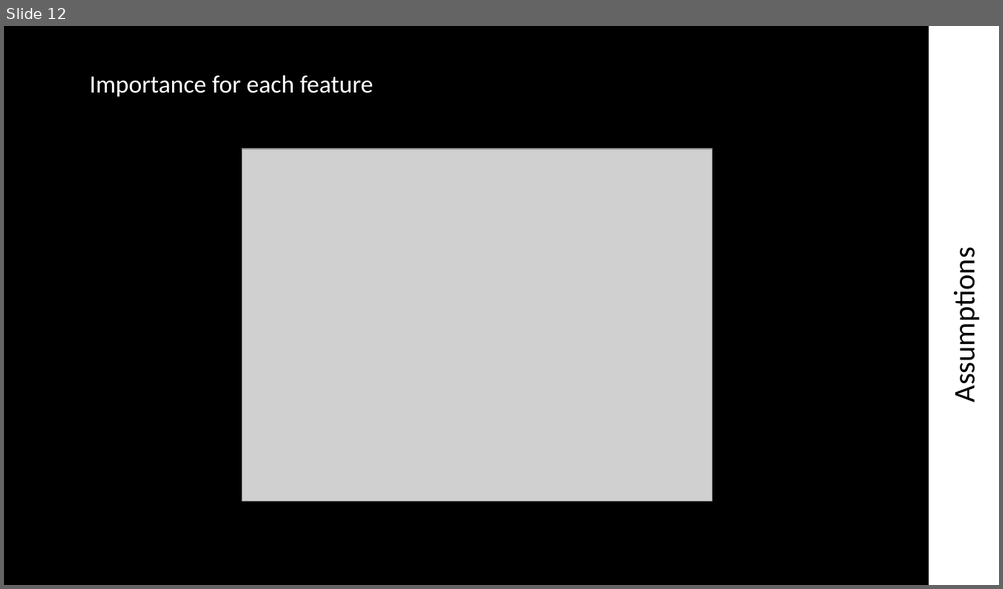
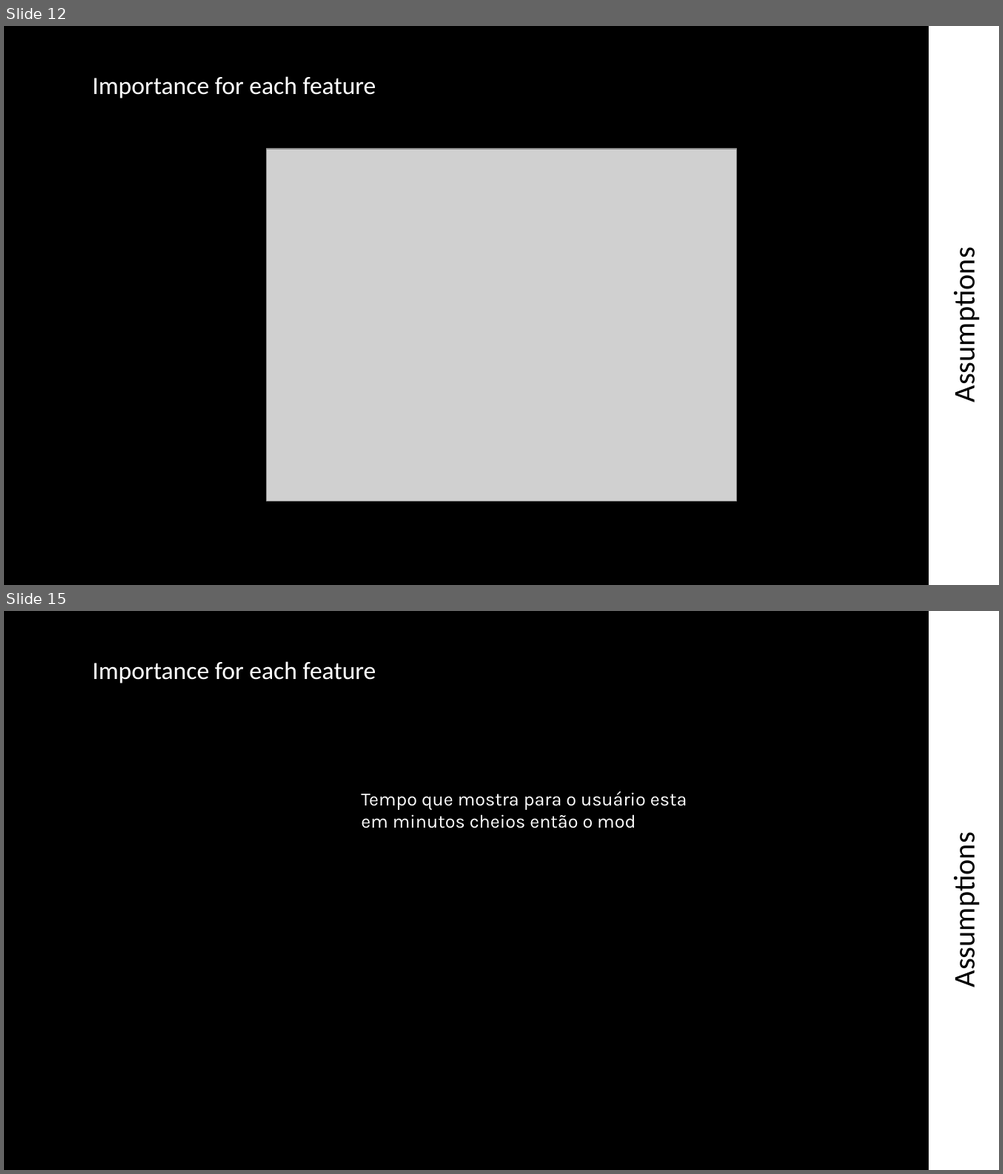
Before and after one commit to PepeZuco/uber_assessment, a slide deck: PowerPoint/Updated_Presentation_Uber.pptx. Shown one above the other, each under a label of ours: slide 12 before the commit, slides 12 and 15 after it; the slides between them are not shown. The pictures are 1003x589 and 1003x1174 pixels, drawn with LibreOffice and Linux fonts; fonts in the diff are those of the drawing; grey boxes stand for pictures. Boxes give left, top, right and bottom in pixels: in the first picture for what was removed or moved away, otherwise in the second. Text is boxed around its words. In the diff, an @@ line names an element or a change of style, - is before the commit and + after.

```diff
--- a/PowerPoint/Updated_Presentation_Uber.pptx
+++ b/PowerPoint/Updated_Presentation_Uber.pptx
@@ slide 15 added at [4, 611, 999, 1170], background #000000 @@
@@ rounded rectangle added at [928, 611, 999, 1170], fill #FFFFFF @@
@@ text added at [92, 661, 376, 684], 24 pt, text #FFFFFF @@
+Importance for each feature
@@ text added at [361, 792, 686, 829], 18 pt, text #FFFFFF @@
+Tempo que mostra para o usuário esta em minutos cheios então o mod
@@ title added at [945, 848, 982, 982], 28.8 pt, text #000000 @@
+Assumptions
@@ slide 12 changed as well @@
@@ text "Importance for each feature": place and size @@
-text "Importance for each feature" at [90, 75, 373, 97]
+text "Importance for each feature" at [92, 76, 376, 99]
@@ picture: place and size @@
-picture at [242, 149, 712, 501]
+picture at [267, 149, 737, 501]
```
Also in this commit, not shown: 10 other slides changed, 2 other slides added, 4 other files.
